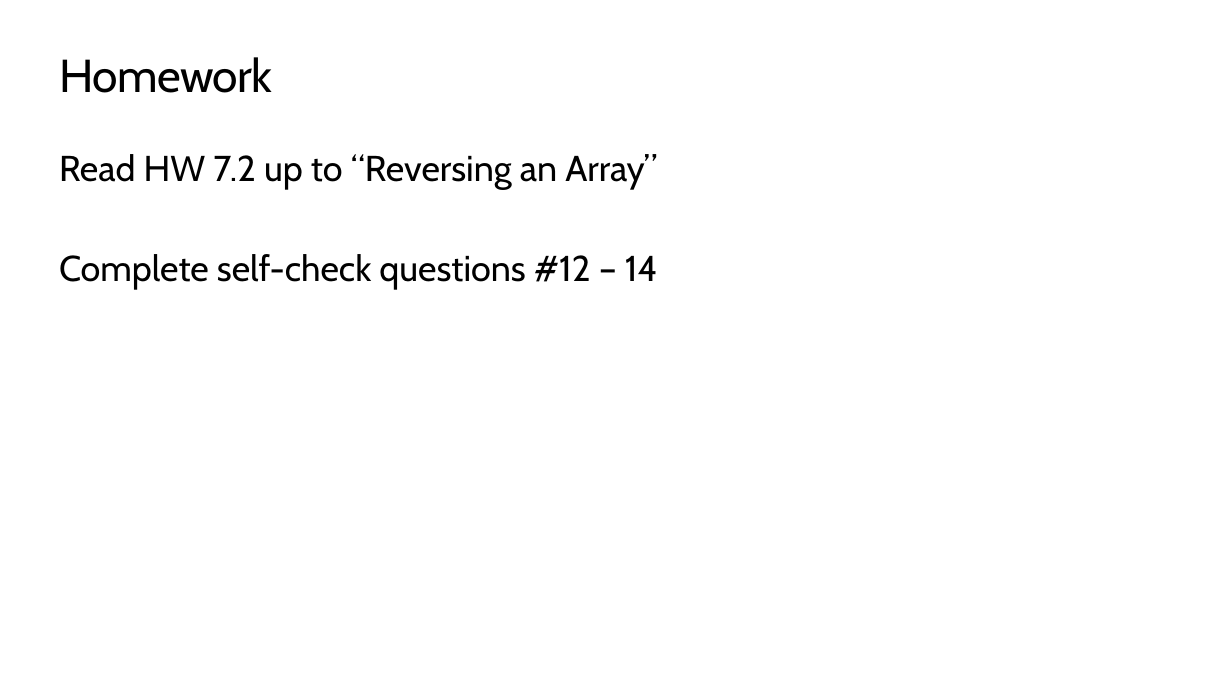
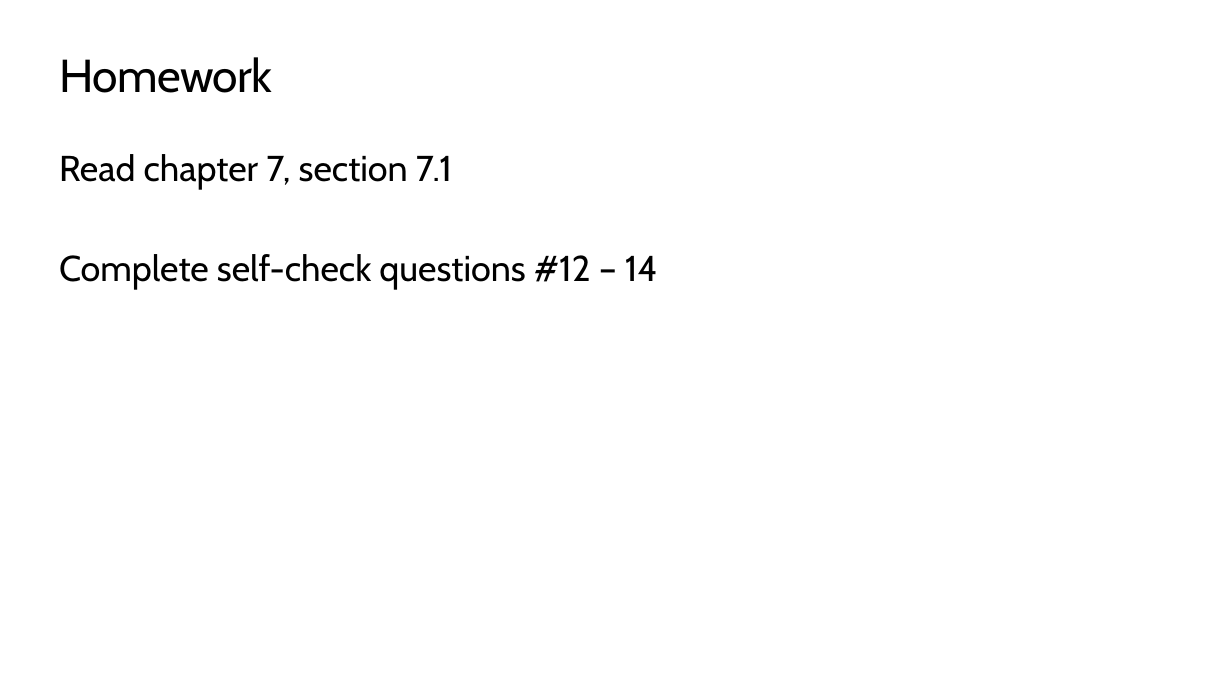
Before and after one commit to TEALSK12/apcsa-public, a slide deck: slide 39 of curriculum/Unit4/Unit4.pptx. Drawn at 1232x693 pixels with LibreOffice and Linux fonts; fonts in the diff are those of the drawing; background and template pictures are left out. Boxes give left, top, right and bottom in pixels: in the first picture for what was removed or moved away, otherwise in the second. Text is boxed around its words. In the diff, an @@ line names an element or a change of style, - is before the commit and + after.

```diff
--- a/curriculum/Unit4/Unit4.pptx
+++ b/curriculum/Unit4/Unit4.pptx
@@ text at bbox=[59, 154, 452, 189]: text changed @@
-Read HW 7.2 up to “Reversing an Array”
+Read chapter 7, section 7.1
```
Also in this commit, not shown: 10 other slides changed, 2 other files.
